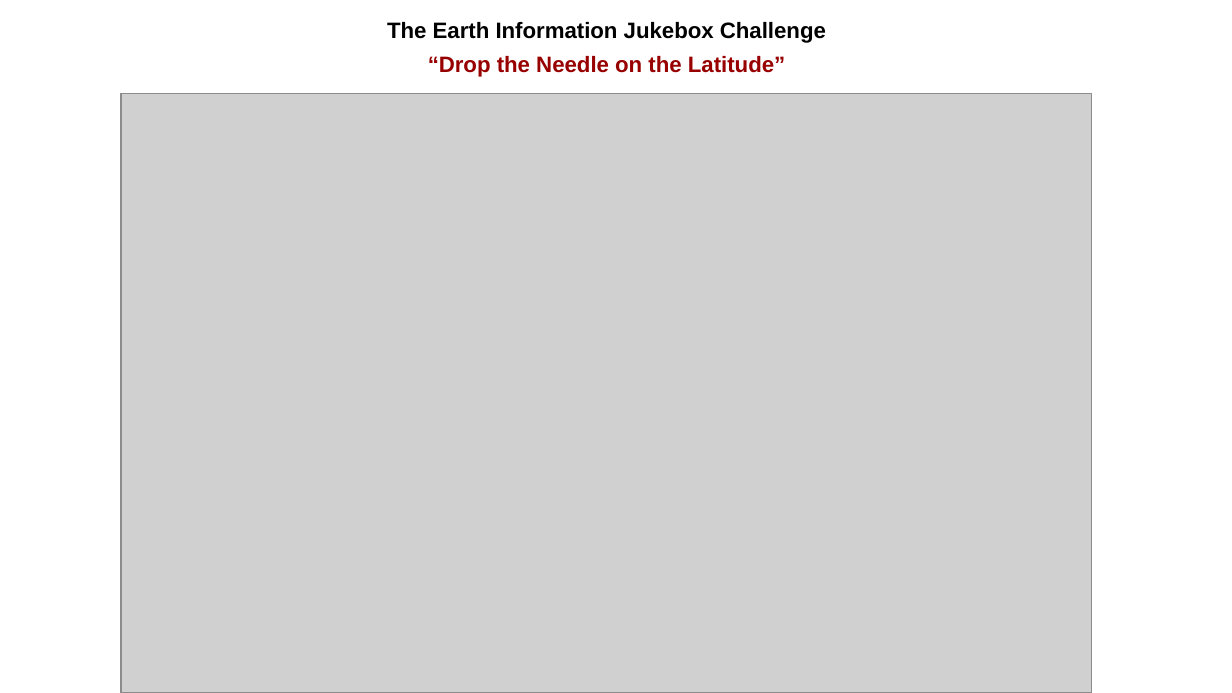
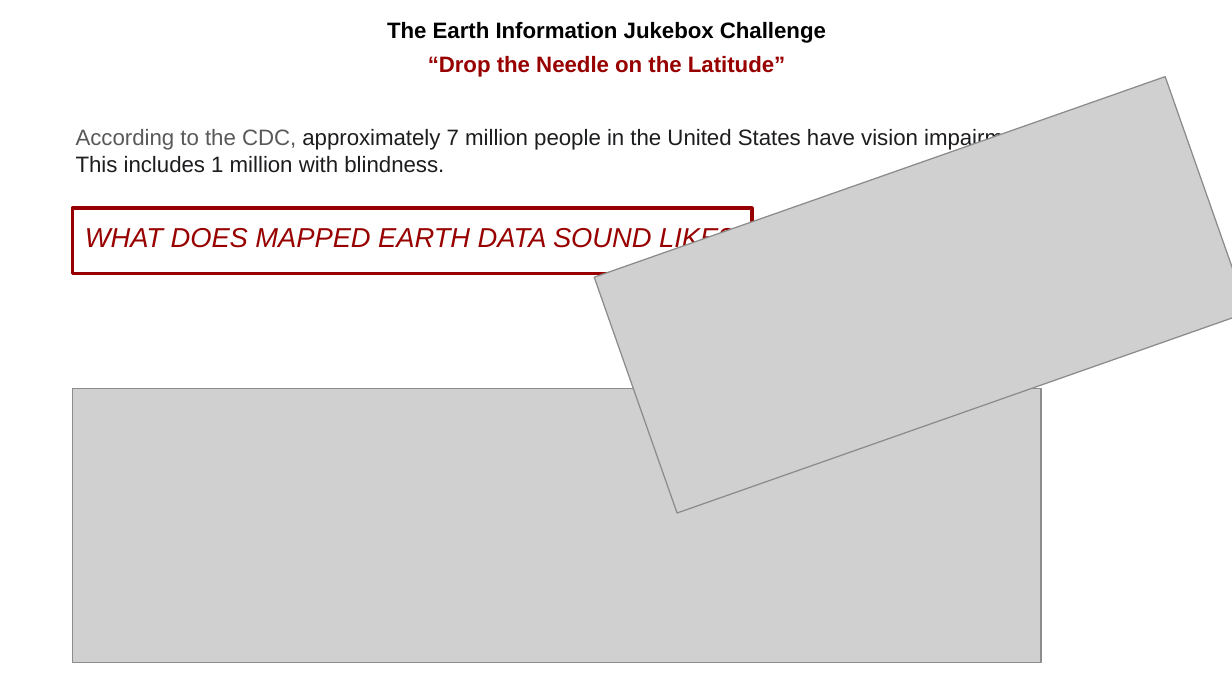
Before and after one commit to ss-stewart/Earth_Info_Jukebox, a slide deck: slide 4 of BKBBs NASA Space APPS.pptx. Drawn at 1232x693 pixels with LibreOffice and Linux fonts; fonts in the diff are those of the drawing; grey boxes stand for pictures. Boxes give left, top, right and bottom in pixels: in the first picture for what was removed or moved away, otherwise in the second. Text is boxed around its words. In the diff, an @@ line names an element or a change of style, - is before the commit and + after.

```diff
--- a/BKBBs NASA Space APPS.pptx
+++ b/BKBBs NASA Space APPS.pptx
@@ picture added at [594,77,1232,513] @@
@@ rectangle added at [63,111,1170,197], outline #FFFFFF 0.75 pt, 13 pt, text #1C1D1F @@
+According to the CDC, approximately 7 million people in the United States have vision impairment.
+This includes 1 million with blindness.
@@ picture removed at [121,94,1092,692] @@
@@ rectangle added at [73,208,752,274], outline #980000 2.25 pt, 16 pt, text #980000, italic @@
+WHAT DOES MAPPED EARTH DATA SOUND LIKE?
@@ picture added at [73,388,1041,663] @@
```
Also in this commit, not shown: 3 other slides changed, 1 slide added, 1 slide removed, 1 other file.
